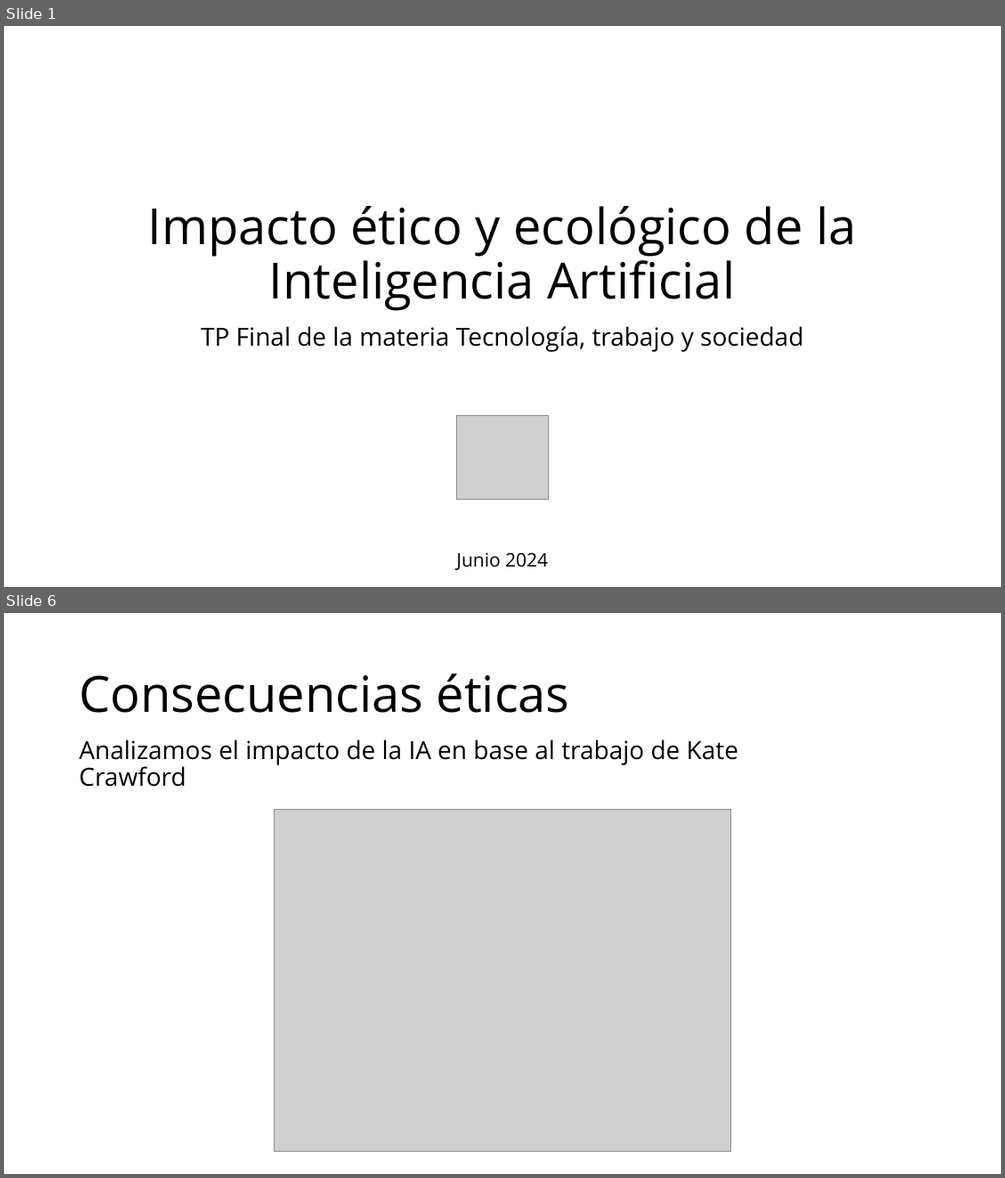
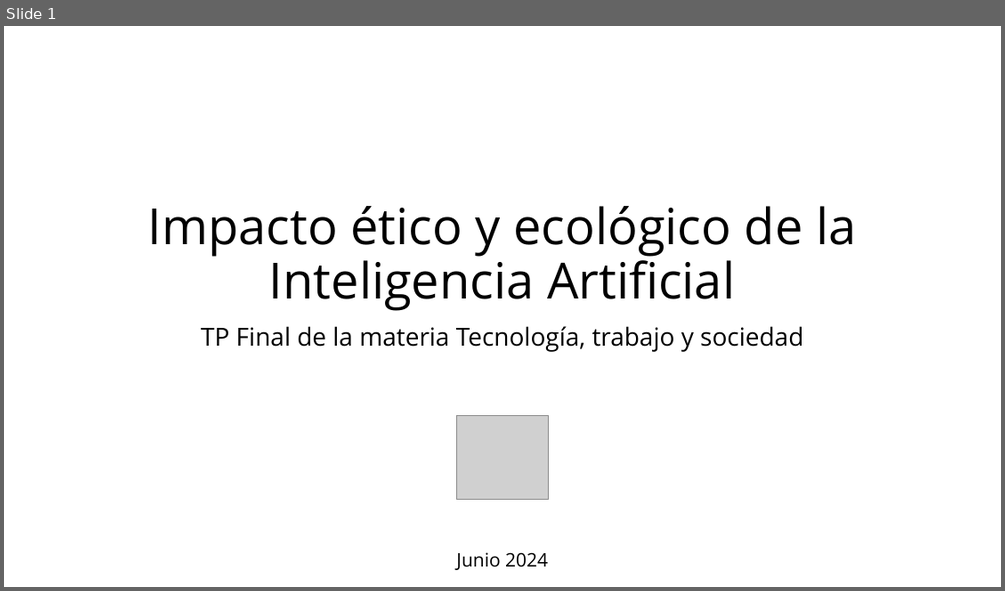
Before and after one commit to kaenovsky/iftsnotes, a slide deck: 314-tts/tp-final/presenta/tts-tp-final-ppt.pptx. Shown one above the other, each under a label of ours: slides 1 and 6 before the commit, slide 1 after it; the slides between them are not shown. The pictures are 1005x1178 and 1005x591 pixels, drawn with LibreOffice and Linux fonts; fonts in the diff are those of the drawing; grey boxes stand for pictures. Boxes give left, top, right and bottom in pixels: in the first picture for what was removed or moved away, otherwise in the second. Text is boxed around its words. In the diff, an @@ line names an element or a change of style, - is before the commit and + after.

```diff
--- a/314-tts/tp-final/presenta/tts-tp-final-ppt.pptx
+++ b/314-tts/tp-final/presenta/tts-tp-final-ppt.pptx
@@ slide 6 removed at box(4, 613, 1001, 1174), background #FFFFFF @@
@@ title removed at box(79, 674, 570, 713) @@
-Consecuencias éticas
@@ subtitle removed at box(79, 739, 738, 787) @@
-Analizamos el impacto de la IA en base al trabajo de Kate Crawford
@@ picture removed at box(275, 809, 731, 1151) @@
```
Also in this commit, not shown: 3 slides changed, 2 other slides removed, 1 other file.
